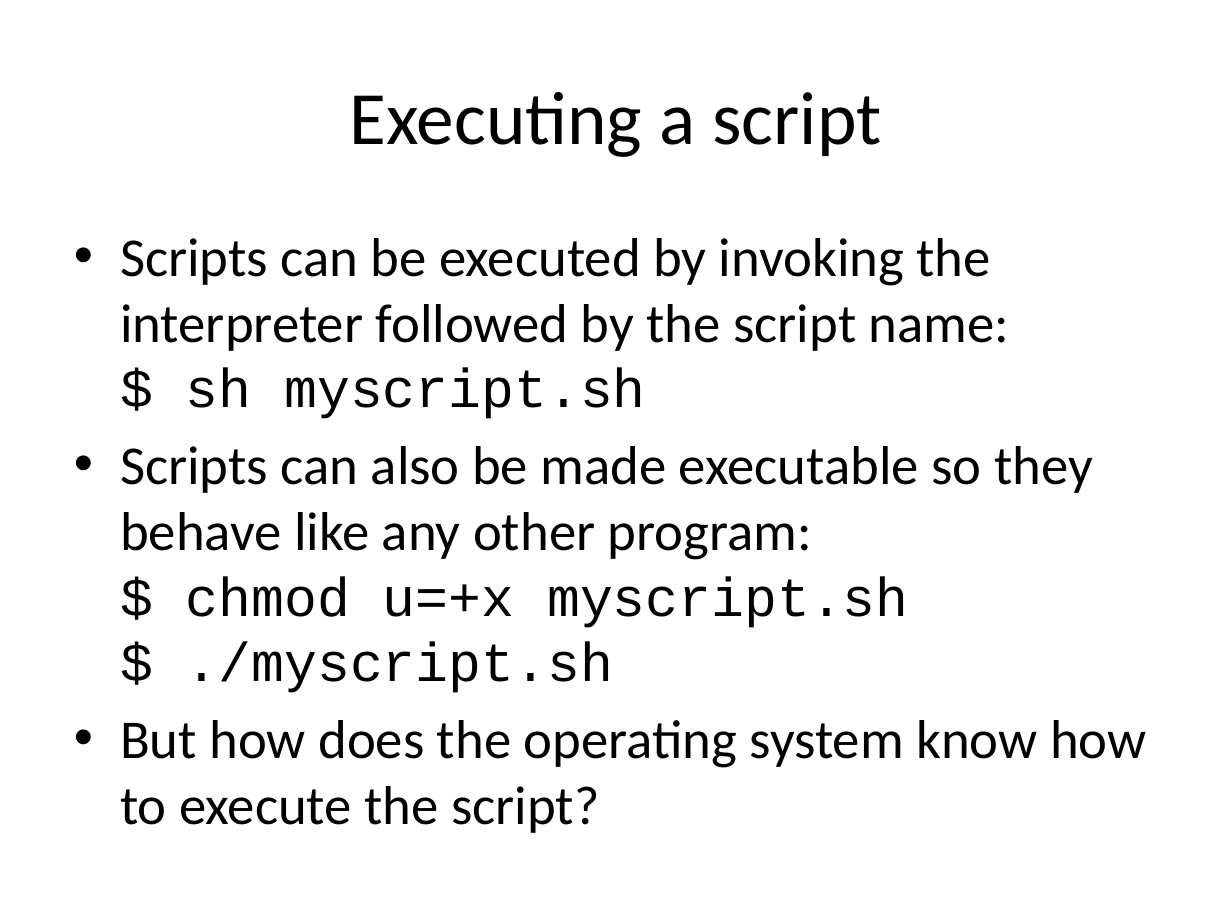
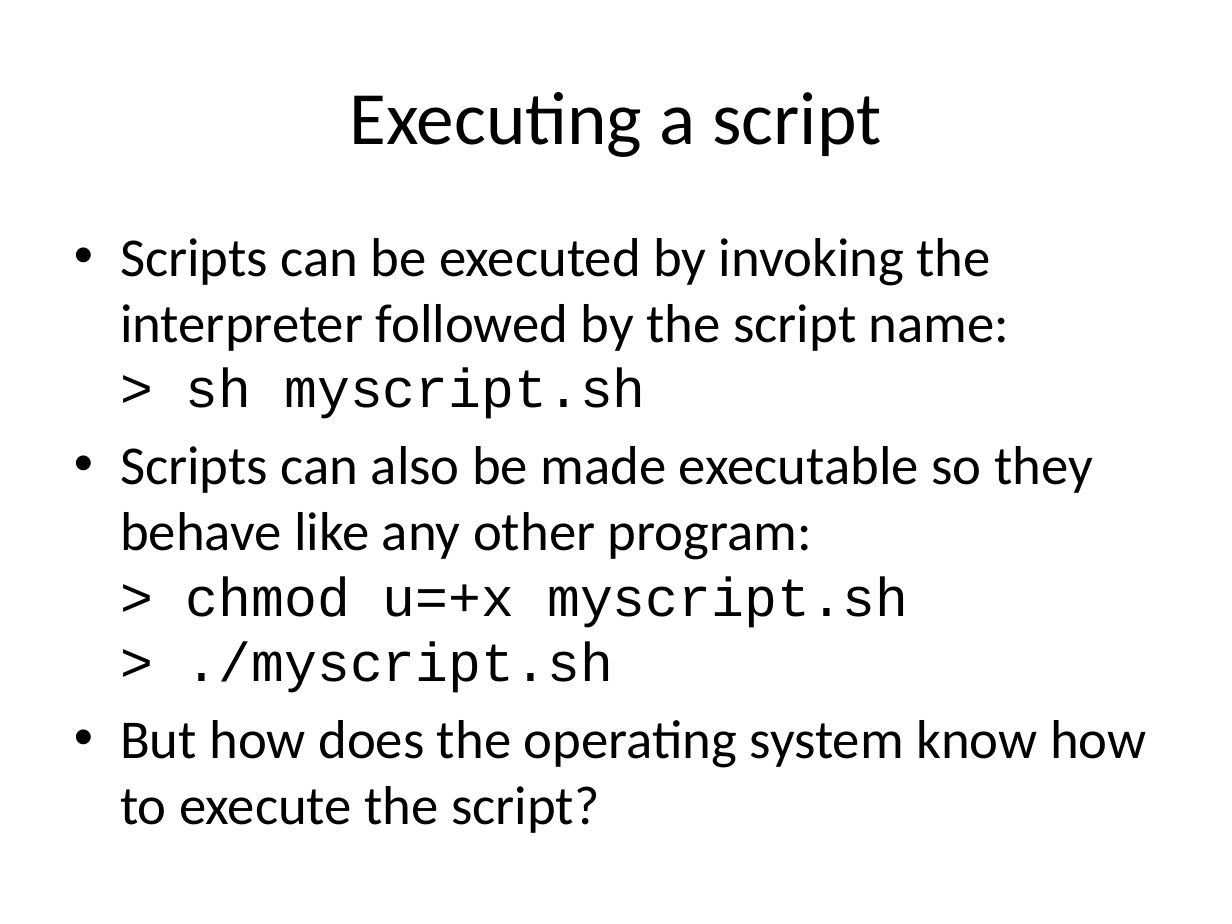
Before and after one commit to naturalis/arangs, a slide deck: slide 6 of doc/slides/day2/session1/CLIScripting.pptx. Drawn at 1232x924 pixels with LibreOffice and Linux fonts; fonts in the diff are those of the drawing. Boxes give left, top, right and bottom in pixels: in the first picture for what was removed or moved away, otherwise in the second. Text is boxed around its words. In the diff, an @@ line names an element or a change of style, - is before the commit and + after.

Commit message:
slight tweaks to exercies, and the template bash script

```diff
--- a/doc/slides/day2/session1/CLIScripting.pptx
+++ b/doc/slides/day2/session1/CLIScripting.pptx
@@ text at [120, 238, 1093, 693]: text changed @@
-• Scripts can be executed by invoking the interpreter followed by the script name:
-  $ sh myscript.sh
-• Scripts can also be made executable so they behave like any other program:
-  $ chmod u=+x myscript.sh
-  $ ./myscript.sh
+• Scripts can be executed by invoking the interpreter followed by the script name:
+  > sh myscript.sh
+• Scripts can also be made executable so they behave like any other program:
+  > chmod u=+x myscript.sh
+  > ./myscript.sh
```
Also in this commit, not shown: 7 other slides changed, 4 other files.
